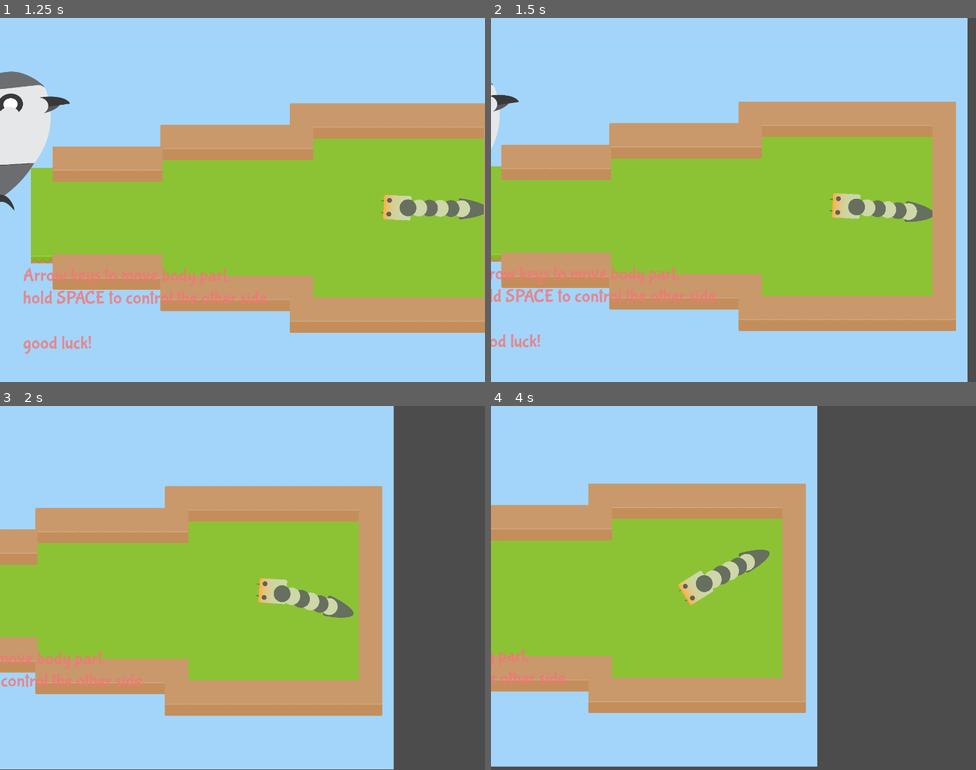
Above: before the commit, frames 1-4 (two rows, left to right).
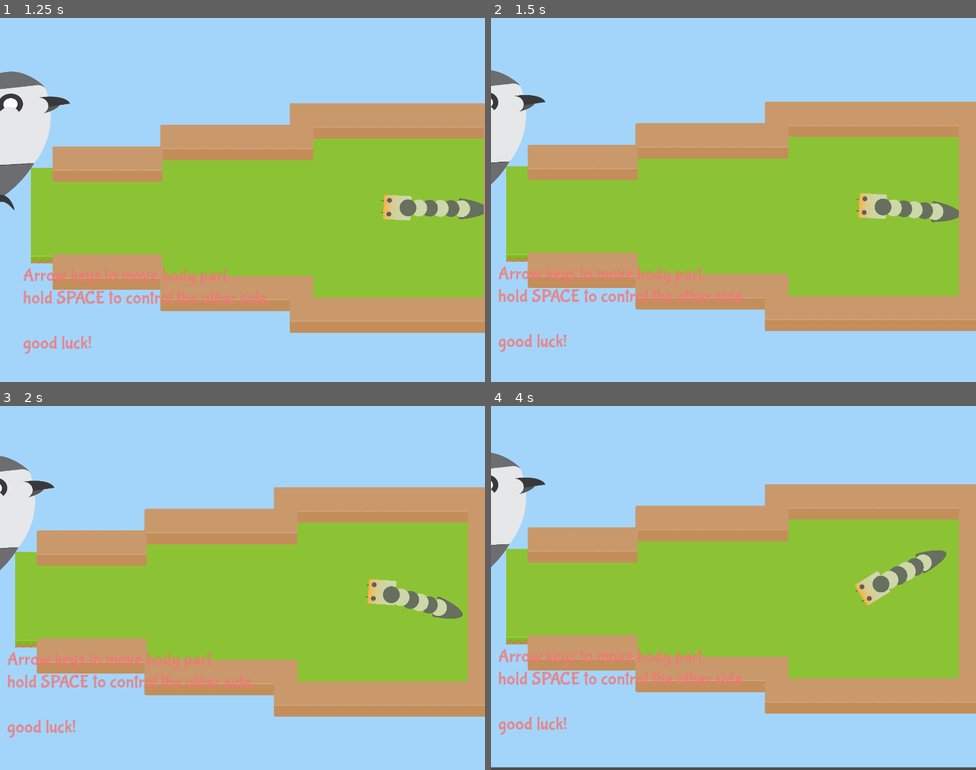
Above: after the commit, the same moments.

Repository: AlecTroemel/LudumDare46-EarlyWorm
Game: Godot game, scene res://World.tscn
Same seed, same stepped clock (60 frames per second), same inputs: the game is played once before the commit and once after it.
Inputs:
- Up to frame 1 (1.25 s): tap Enter at 0.5 s; hold Right (ui_right) from 0.53 s (still down); tap Space at 0.77 s
- Up to frame 2 (1.5 s): release Right (ui_right) at 1.28 s; hold Down (ui_down) from 1.28 s (still down)
- Up to frame 3 (2 s): keep holding Down (ui_down); tap Space at 1.52 s
- Up to frame 4 (4 s): release Down (ui_down) at 2.03 s; hold Right (ui_right) 2.03-2.78 s; hold Up (ui_up) 2.78-3.53 s; tap Space at 3.02, 3.77 s; hold Left (ui_left) from 3.53 s (still down)

Frame 1 is identical in both runs. In frame 2, 14% of the frame differs, in the area x 0-100%, y 0-100%; in frame 3, 39%; in frame 4, 55%.

Commit message:
allow camera to be constrained

Diff:
--- a/Camera/Camera.gd
+++ b/Camera/Camera.gd
@@ -1,16 +1,12 @@
 extends Node2D
 
 var target: Node2D
-
-var last_pos: Vector2
 var target_pos: Vector2
 
 var max_range = 150
 var max_speed = 500
 
-var journey = 0
-var journey_speed = 0.1
-
+var level_bounds = null;
 
 func _ready():
 	$Camera.make_current()
@@ -19,8 +15,6 @@
 # follow a Node around
 # smoothly
 func follow(node):
-	last_pos = self.position
-	journey = 0
 	target = node
 
 # smoothly move to an exact position
@@ -29,19 +23,18 @@
 func center(pos):
 	target = null
 	target_pos = pos
-	journey = 0
 
 # snap camera to a location
 # clears node target
 func teleport(pos):
 	target = null;
 	self.position = pos
-	journey = 0
 
-func boundaries(top, bottom, left, right):
-	#var collider = shape.get_node('CameraShape')
-	#collider.
-	pass
+func confine(bounds: Dictionary):
+	if bounds and bounds.keys():
+		level_bounds = bounds
+	else:
+		level_bounds = null
 
 
 # Called every frame. 'delta' is the elapsed time since the previous frame.
@@ -51,22 +44,31 @@
 		var dist = target_pos.distance_to(current_pos)
 
 		if dist > max_range:
-			last_pos = self.position
 			target_pos = current_pos
-#			journey = 0.0
-
-#	if journey < 1.0:
-#		journey = min(1.0, journey + (journey_speed * delta))
-#
-#		# applaud my supreme power
-#		var progress = (1 - cos(journey * PI))/2
-#		self.position = last_pos.linear_interpolate(target_pos, progress)
 
 	var remaining = self.position.distance_to(target_pos)
 	var speed = min(remaining * 2.0, max_speed) * delta
 
 	self.position = self.position.move_toward(target_pos, speed)
 
+	if level_bounds:
+		var horiz = get_viewport_rect().size.x / 2
+		var vert = get_viewport_rect().size.y / 2
+
+		var left = level_bounds.get('left', null)
+		var right = level_bounds.get('right', null)
+		var top = level_bounds.get('top', null)
+		var bottom = level_bounds.get('bottom', null)
+
+		if left and self.position.x - horiz < left:
+			self.position.x = left + horiz
+		if right and self.position.x + horiz > right:
+			self.position.x = right - horiz
+		if top and self.position.y + vert < top:
+			self.position.y = top - vert
+		if top and self.position.y - vert > top:
+			self.position.y = bottom + vert
+
 	#self.position = self.position.move_toward(target_pos, max_speed * delta)
 
 
--- a/Level/Level0.gd
+++ b/Level/Level0.gd
@@ -3,3 +3,7 @@
 var bird_position = Vector2(84,600)
 var worm_position = Vector2(1150, 630)
 var worm_butt_position = "R"
+
+var camera_limit = {
+	'right': 1456,
+}
--- a/Level/Level1.gd
+++ b/Level/Level1.gd
@@ -3,3 +3,5 @@
 var bird_position = Vector2(210,350)
 var worm_position = Vector2(650, 550)
 var worm_butt_position = "R"
+
+var camera_limit = {}
--- a/Level/Level2.gd
+++ b/Level/Level2.gd
@@ -3,3 +3,5 @@
 var bird_position = Vector2(100,100)
 var worm_position = Vector2(1250, 500)
 var worm_butt_position = "U"
+
+var camera_limit
--- a/World.gd
+++ b/World.gd
@@ -64,5 +64,6 @@
 	# smoothly to worm
 	$CameraRig.teleport(level.bird_position)
 	$CameraRig.follow($InchWorm.get_node('Body3'))
+	$CameraRig.confine(level.camera_limit)
 
 	add_child(level)
